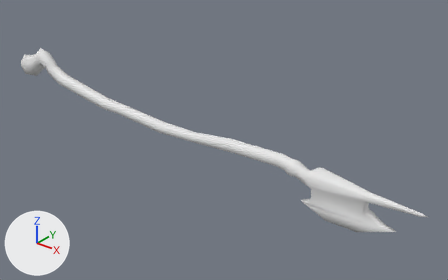
One commit to the FBX model Assets/Art/Models/Environment/WallWeaponAxe.fbx: the scene before it, then after it.
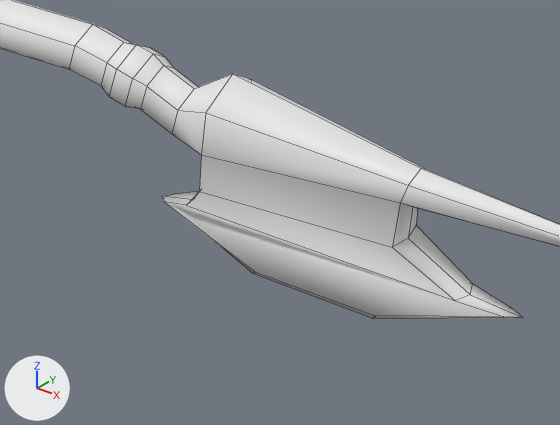
There are two pictures of each version: one whole from a camera (50 mm lens) standing at (0.474, -0.495, 0.432) and looking at (0.057, 0.027, 0.108), one close up on the part from 58% to 91% of the width and 53% to 93% of the height. The axes (+X, +Y, +Z) are drawn at lower left. The lights are the same throughout. The close-ups show mesh edges as thin lines. Where no turn or scale is listed for an object, it has been applied to the vertices.

The first close-up shows 'WallWeaponAxe'.
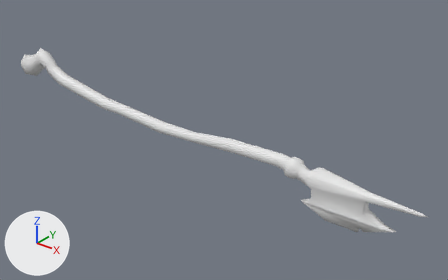
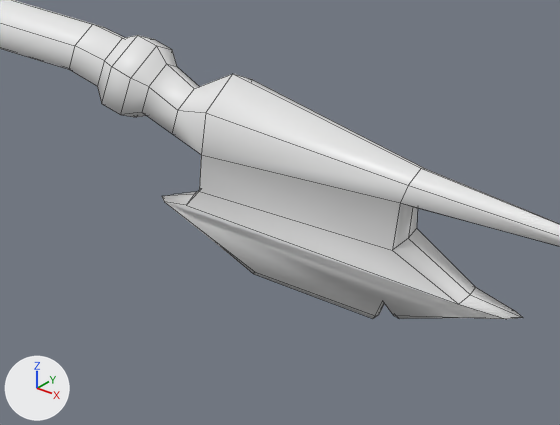
Pixel boxes (x1, y1, x2, y2) of what changed, in the close-ups (560 x 425 px):
part 1 of me_circle_007, built on: (69, 24, 523, 319) in both

The change in detail:
Material 'WallWeapons' (mat_wallweapons) is new.
Its base color is (0.8, 0.8, 0.8) (white #e7e7e7).
Its roughness is 0.4.
me_circle_007 is used by ob_wallweaponaxe; location (0.0, 0.0, 0.1124).
me_circle_007 had 163 vertices, 162 faces and spanned x -0.292..0.32, y -0.012..0.012, z -0.04..0.056.
me_circle_007 now has 171 vertices, 170 faces and spans x -0.292..0.32, y -0.012..0.012, z -0.04..0.056.
Part 1, on me_circle_007:
2 vertices are removed from x 0.287, y -0.002..0.002, z -0.022.
6 faces are deleted.
5 vertices in x 0.178..0.257, y -0.007..0.007, z -0.011..0.003 move by (0.0, 0.0, -0.001).
3 vertices in x 0.164..0.165, y -0.007..0.007, z 0.002..0.006 move by (-0.001, 0.0, -0.001).
3 vertices in x 0.18..0.181, y -0.007..0.007, z 0.011..0.015 move by (0.001, 0.0, 0.0).
18 vertices move from x 0.167..0.275, y -0.008..0.008, z -0.024..0.018 to x 0.166..0.276, y -0.011..0.011, z -0.022..0.021.
10 vertices are added at x 0.252..0.288, y -0.002..0.002, z -0.037..-0.022.
14 new faces join them.
me_circle_007 now uses material mat_wallweapons (white #e7e7e7).
